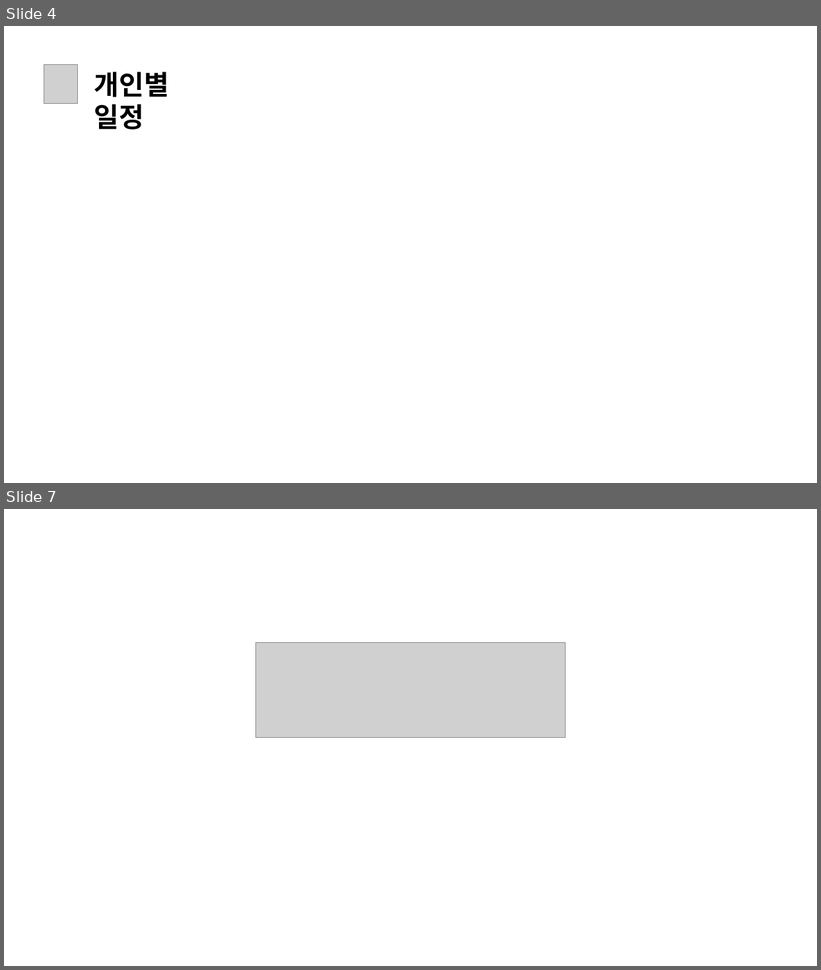
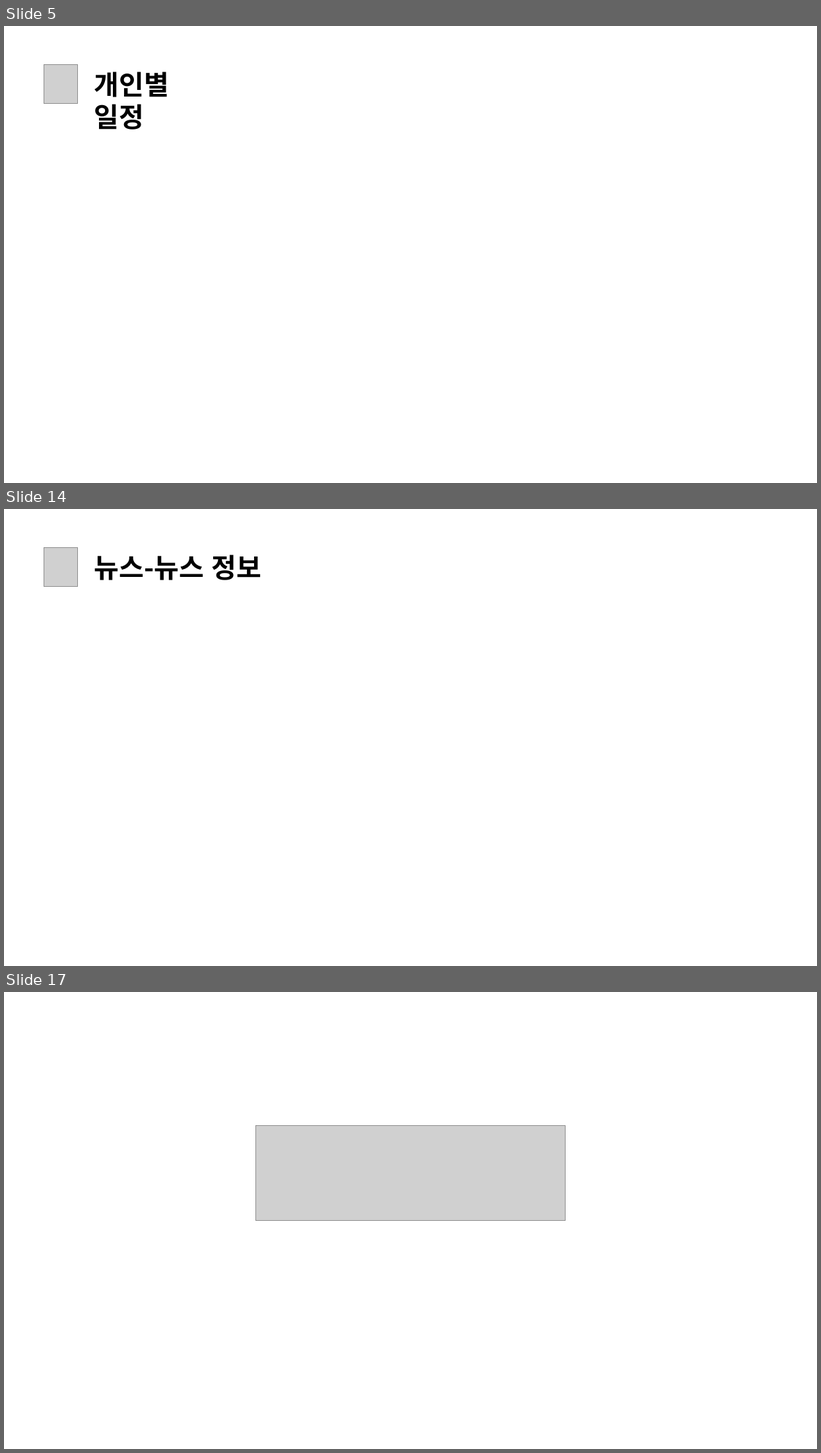
Before and after one commit to daseullll/HappyHouse, a slide deck: happyhouse_광주4반.pptx. Shown one above the other, each under a label of ours: slides 4 and 7 before the commit, slides 5, 14 and 17 after it; the slides between them are not shown. The pictures are 821x970 and 821x1453 pixels, drawn with LibreOffice and Linux fonts; fonts in the diff are those of the drawing; grey boxes stand for pictures. Boxes give left, top, right and bottom in pixels: in the first picture for what was removed or moved away, otherwise in the second. Text is boxed around its words. In the diff, an @@ line names an element or a change of style, - is before the commit and + after.

```diff
--- a/happyhouse_광주4반.pptx
+++ b/happyhouse_광주4반.pptx
@@ slide 14 added at bbox=[4, 509, 817, 966], background #FFFFFF @@
@@ picture added at bbox=[44, 547, 78, 586] @@
@@ text added at bbox=[94, 555, 261, 580], 32 pt, text #000000, bold @@
+뉴스-뉴스 정보
@@ what was slide 4 is now slide 5 @@
@@ what was slide 7 is now slide 17 @@
```
Also in this commit, not shown: 1 slide changed, 11 other slides added, 2 slides removed, 6 other files.
